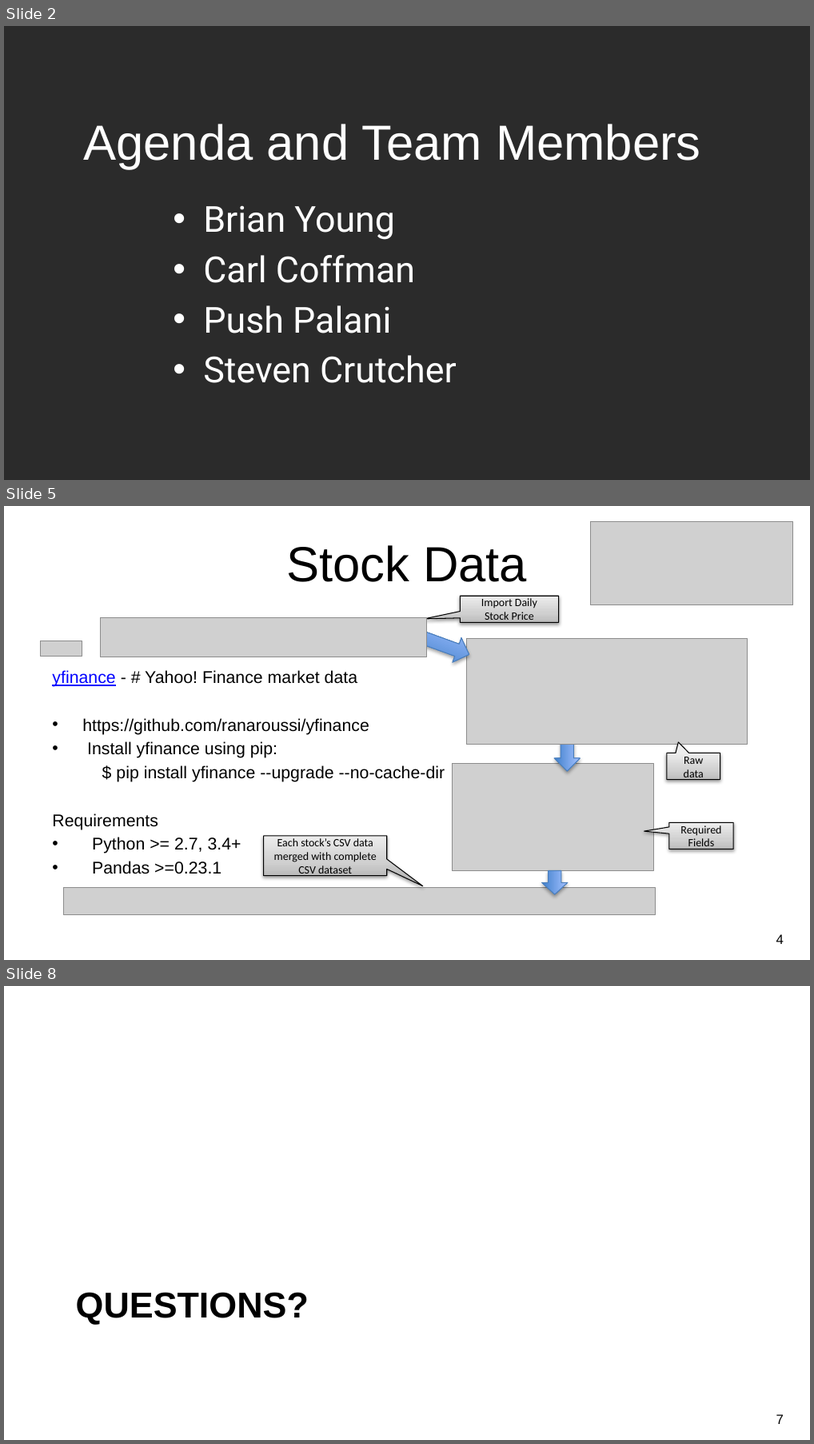
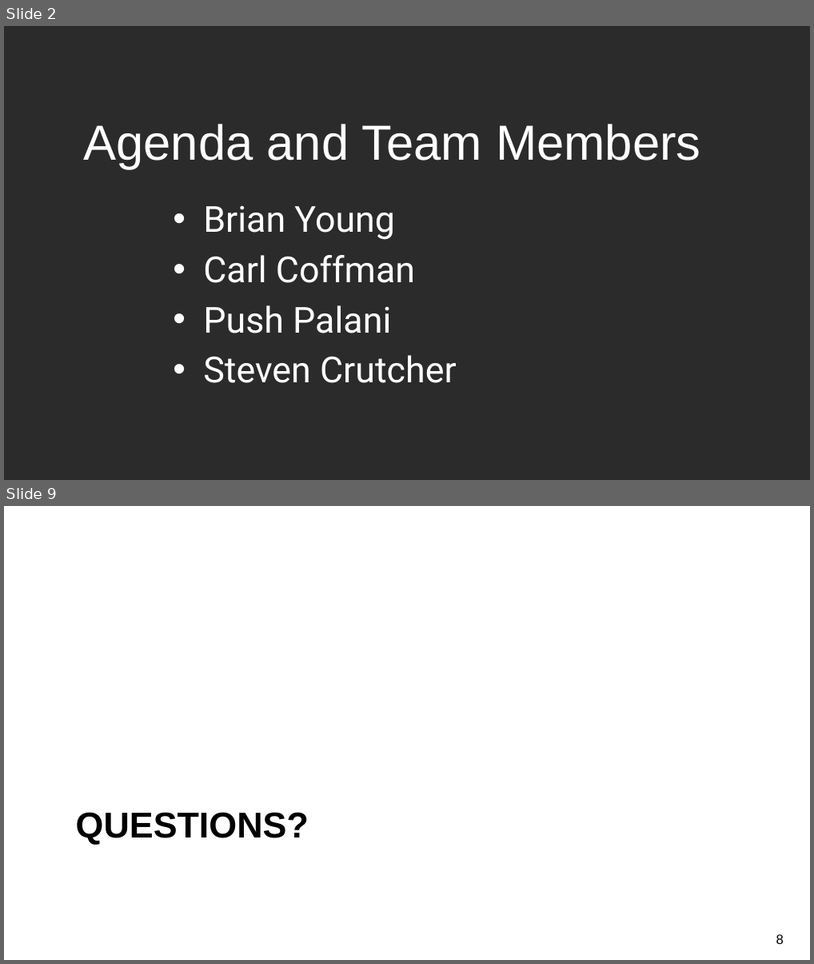
Before and after one commit to CCC-GH/FinalProject-Stock, a slide deck: draft0_NU-FinalProject_Stocks.pptx. Shown one above the other, each under a label of ours: slides 2, 5 and 8 before the commit, slides 2 and 9 after it; the slides between them are not shown. The pictures are 814x1444 and 814x964 pixels, drawn with LibreOffice and Linux fonts; fonts in the diff are those of the drawing; grey boxes stand for pictures; background and template pictures are left out; a plain dark background stands for a picture behind light text. Boxes give left, top, right and bottom in pixels: in the first picture for what was removed or moved away, otherwise in the second. Text is boxed around its words. In the diff, an @@ line names an element or a change of style, - is before the commit and + after.

```diff
--- a/draft0_NU-FinalProject_Stocks.pptx
+++ b/draft0_NU-FinalProject_Stocks.pptx
@@ slide 5 removed at [4,506,810,960], background picture (left out) @@
@@ picture removed at [591,521,794,605] @@
@@ title removed at [286,545,527,582] @@
-Stock Data
@@ speech box removed at [461,596,559,622] @@
-Import Daily Stock Price
@@ picture removed at [100,618,426,658] @@
@@ right arrow removed at [418,625,474,666] @@
@@ picture removed at [40,640,82,656] @@
@@ picture removed at [466,638,747,744] @@
@@ text removed at [52,670,446,874] @@
-yfinance - # Yahoo! Finance market data
-• https://github.com/ranaroussi/yfinance
-• Install yfinance using pip:
-$ pip install yfinance --upgrade --no-cache-dir
-Requirements
-• Python >= 2.7, 3.4+
-• Pandas >=0.23.1
@@ right arrow removed at [554,733,580,771] @@
@@ picture removed at [452,764,654,871] @@
@@ speech box removed at [667,752,720,780] @@
-Raw data
@@ speech box removed at [264,836,387,876] @@
-Each stock’s CSV data merged with complete CSV dataset
@@ speech box removed at [670,822,734,848] @@
-Required Fields
@@ picture removed at [64,888,656,915] @@
@@ right arrow removed at [542,871,568,894] @@
@@ page number removed at [777,934,784,944] @@
-4
@@ what was slide 8 is now slide 9 @@
@@ page number at [777,934,784,944]: text changed @@
-7
+8
```
Also in this commit, not shown: 3 slides changed, 3 slides added, 1 other slide removed, 17 other files.
